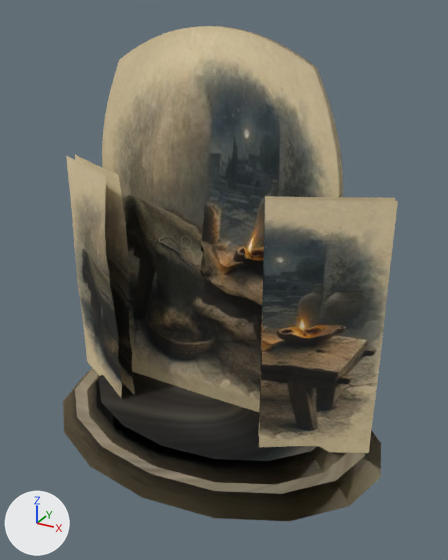
An edit to the glTF model assets/models/scenes/children-of-the-day-10.glb, drawn before and after from the same camera.
Camera for both pictures: a 50 mm camera at (2.09, -3.64, 3.1) aimed at (0.11, -0.04, 1.3). Arrows for +X, +Y and +Z are at lower left; the lights stay in place. The first picture is the older version.

The scene before the commit, as lines of its bpy script (objects in view):
```python
me_paintingsculpturemesh = bpy.data.meshes.new('PaintingSculptureMesh')
me_paintingsculpturemesh.from_pydata(...)  # 4470 vertices, 8612 faces; spans x -1.38..1.38, y -0.99..0.99, z 0.0..2.99
me_paintingsculpturemesh.materials.append(mat_painterlysculpturematerial)  # picture img_image_0
ob_paintingsculpturemonument = bpy.data.objects.new('PaintingSculptureMonument', me_paintingsculpturemesh)
ob_paintingsculpturemonument.location = (0.0, 0.0, 0.0)
```
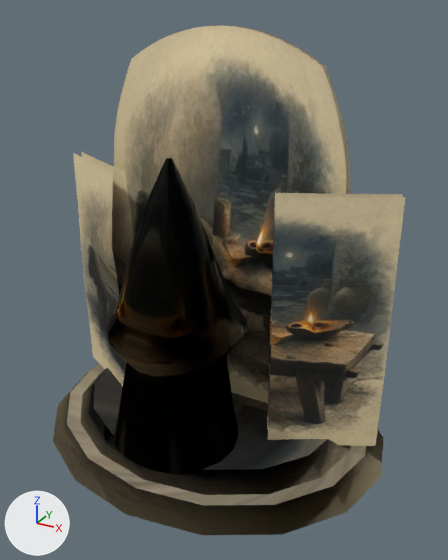
Changed parts and their boxes (x1, y1, x2, y2) in the pictures (448 x 560 px; the box of a moved part takes in the faces that stretch with it):
'PaintingSculptureMonument', reshaped
    before: (63, 26, 398, 521)
    after: (53, 25, 405, 535)
part 1 of me_paintingsculpturemesh, rebuilt
    before: (102, 26, 343, 412)
    after: (114, 25, 350, 403)
part 2 of me_paintingsculpturemesh, rebuilt (mostly hidden before)
    before: (259, 196, 395, 429)
    after: (268, 197, 405, 446)
part 3 of me_paintingsculpturemesh, rebuilt
    before: (66, 156, 122, 399)
    after: (81, 152, 134, 363)
part 4 of me_paintingsculpturemesh, rebuilt (mostly hidden afterwards)
    before: (259, 201, 398, 453)
    after: (267, 193, 403, 430)
part 5 of me_paintingsculpturemesh, added
    after: (106, 158, 247, 475)
part 6 of me_paintingsculpturemesh, moved or reshaped
    before: (63, 155, 381, 521)
    after: (53, 153, 383, 535)

The change in detail:
me_paintingsculpturemesh is used by ob_paintingsculpturemonument; location (0.0, 0.0, 0.0).
me_paintingsculpturemesh had 4470 vertices, 8612 faces and spanned x -1.38..1.38, y -0.99..0.99, z 0.0..2.99.
me_paintingsculpturemesh now has 3934 vertices, 7552 faces and spans x -1.38..1.38, y -1.17..1.17, z 0.0..2.99.
me_paintingsculpturemesh part 1: the loose piece of 3168 vertices spanning x -1.01..1.01, y -0.25..0.18, z 0.22..2.99 is rebuilt with 2856 vertices and now spans x -1.01..1.01, y -0.11..0.32, z 0.22..2.99.
me_paintingsculpturemesh part 2: the loose piece of 308 vertices spanning x 0.53..1.25, y -0.32..0.04, z 0.2..2.05 is rebuilt with 216 vertices and now spans x 0.62..1.31, y -0.37..0.07, z 0.2..2.05.
me_paintingsculpturemesh part 3: the loose piece of 308 vertices spanning x -1.29..-0.6, y -0.44..-0.03, z 0.2..2.05 is rebuilt with 216 vertices and now spans x -1.27..-0.56, y -0.22..0.14, z 0.2..2.05.
me_paintingsculpturemesh part 4: the loose piece of 308 vertices spanning x 0.6..1.29, y -0.47..-0.03, z 0.2..2.05 is rebuilt with 216 vertices and now spans x 0.55..1.27, y -0.22..0.14, z 0.2..2.05.
me_paintingsculpturemesh part 5: a new loose piece of 144 vertices spanning x -0.49..0.47, y -1.01..-0.05, z 0.24..2.26, in mat_painterlysculpturematerial (picture img_image_0).
me_paintingsculpturemesh part 6: 363 vertices removed from x -1.27..1.27, y -0.99..0.99, z 0.0..2.05; 271 vertices added at x -1.31..1.27, y -1.17..1.17, z 0.0..2.05.
